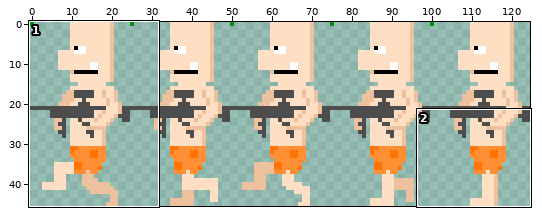
Sprite sheet, stored at miniLD-53/miniLD-53Content/LeftTexture.png. The first picture is a wide view before the edit; the outline marks the close-up.
Close-up. Before the commit:
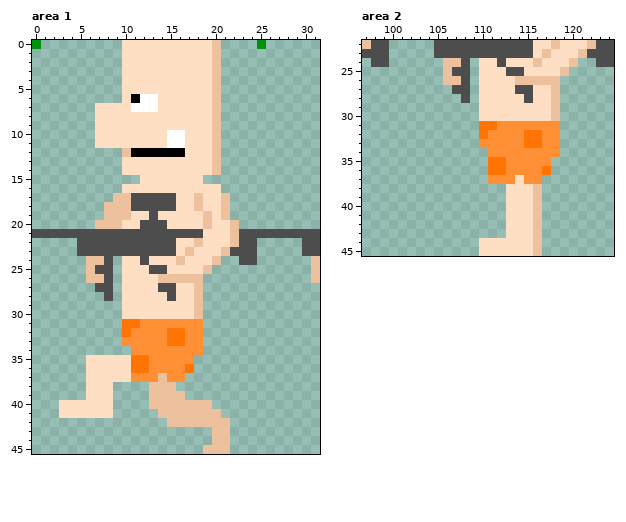
The file is 125x46 pixels. Shown: area 1: x 0..31, y 0..45; area 2: x 97..124, y 22..45.
And afterwards:
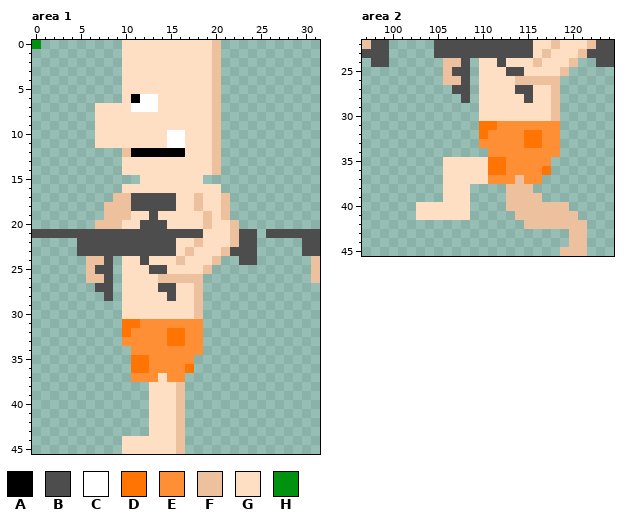
Palette (. is transparent): A #000000  B #4d4d4d  C #ffffff  D #ff7403  E #ff8f35  F #edc19d  G #ffdfc4  H #00910e
Difference:
--- area 1
@@ x 23..27 @@
- 0 ..H..
+ 0 .....
  1 .....
@@ x 23..27 @@
 20 .....
-21 BBBBB
+21 BB.BB
 22 BB...
@@ x 0..31 @@
 34 ...........EEEEEEEE.............
-35 ......GGGGGDDEEEEE..............
-36 ......GGGGGDDEEEED..............
-37 ......GGGGGEEEFEE...............
-38 ......GGG....FFF................
-39 ......GGG....FFFF...............
-40 ...GGGGGG....FFFFFFF............
-41 ...GGGGGG.....FFFFFFF...........
-42 ...............FFFFFFF..........
-43 ....................FF..........
-44 ....................FF..........
-45 ...................FFF..........
+35 ...........DDEEEEE..............
+36 ...........DDEEEED..............
+37 ...........EEEGEE...............
+38 .............GGGF...............
+39 .............GGGF...............
+40 .............GGGF...............
+41 .............GGGF...............
+42 .............GGGF...............
+43 .............GGGF...............
+44 ..........GGGGGGF...............
+45 ..........GGGGGGF...............
--- area 2
@@ x 97..124 @@
 34 ..............EEEEEEEE......
-35 ..............DDEEEEE.......
-36 ..............DDEEEED.......
-37 ..............EEEGEE........
-38 ................GGGF........
-39 ................GGGF........
-40 ................GGGF........
-41 ................GGGF........
-42 ................GGGF........
-43 ................GGGF........
-44 .............GGGGGGF........
-45 .............GGGGGGF........
+35 .........GGGGGDDEEEEE.......
+36 .........GGGGGDDEEEED.......
+37 .........GGGGGEEEFEE........
+38 .........GGG....FFF.........
+39 .........GGG....FFFF........
+40 ......GGGGGG....FFFFFFF.....
+41 ......GGGGGG.....FFFFFFF....
+42 ..................FFFFFFF...
+43 .......................FF...
+44 .......................FF...
+45 ......................FFF...
Pixel boxes of the changes (left, top, right, bottom) in both close-ups:
erased: (257, 40, 266, 49)
erased: (257, 229, 266, 238)
changed: (59, 355, 230, 454)
changed: (416, 157, 587, 256)
